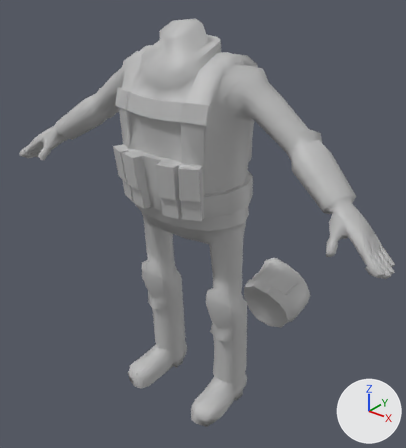
The FBX model Assets/DropZone/Characters/Squaddie/MainWeapon_Recovery.fbx: old version first, new version second.
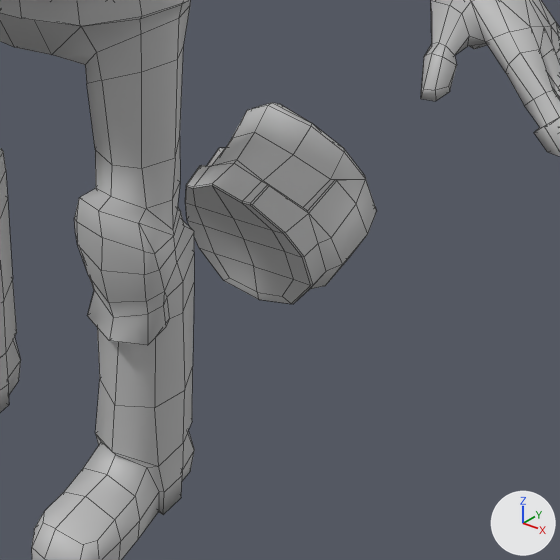
Each version appears first whole from a 50 mm camera at (1.426, -1.667, 1.958) aimed at (-0.096, 0.235, 0.778), and next in a close-up on the part from 44% to 92% of the width and 50% to 93% of the height. Every picture has the same lights, and +X, +Y and +Z are marked at lower right. The close-ups show mesh edges as thin lines. Where no turn or scale is listed for an object, it has been applied to the vertices.

Objects in the first close-up: 'Squaddie:Body', 'Squaddie:Head'.
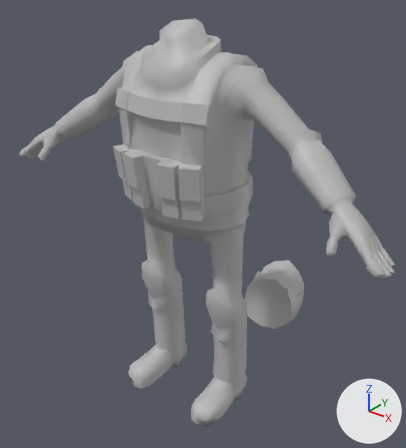
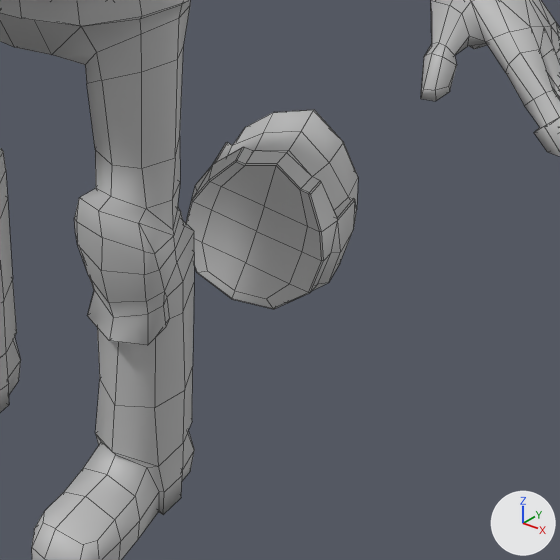
Where the change shows, as pixel boxes [x1, y1, x2, y2] in the close-ups (560 x 560 px):
'Squaddie:Head', moved, turned: before [185, 103, 376, 304]; after [186, 110, 358, 309]

The edits, one by one:
Object 'Squaddie:Head' (ob_squaddie_head) moves from (-3.635, 15.32, 102.1) to (52.39, 76.79, 83.42).
Object 'Squaddie:Head' (ob_squaddie_head) turns from (-89, -2.3, 7.4) to (-113, 13, -13) degrees about x, y and z.
